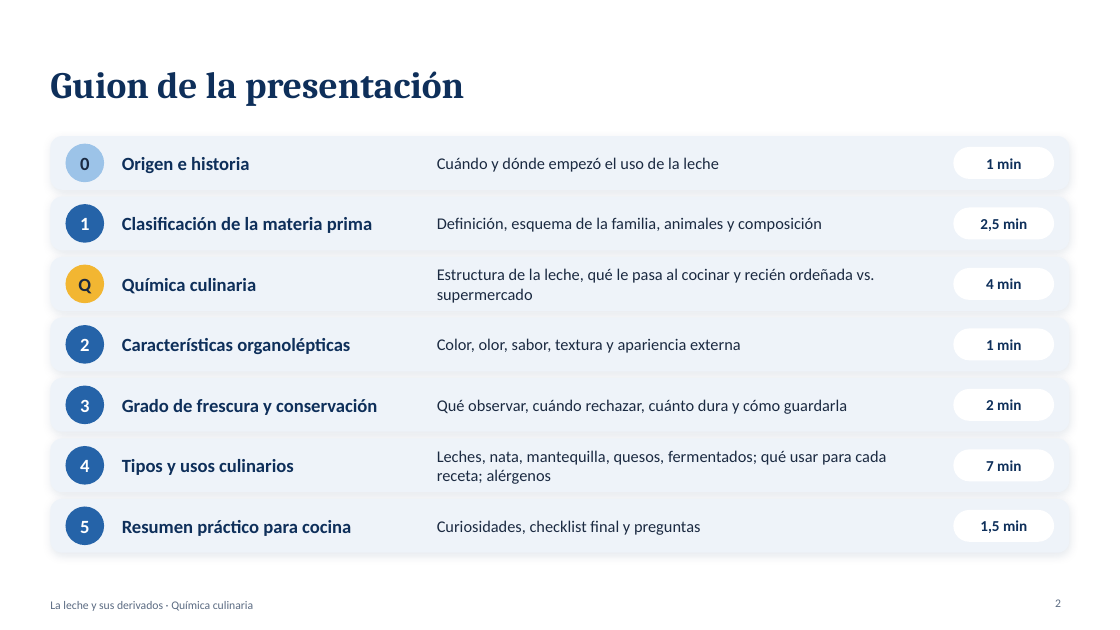
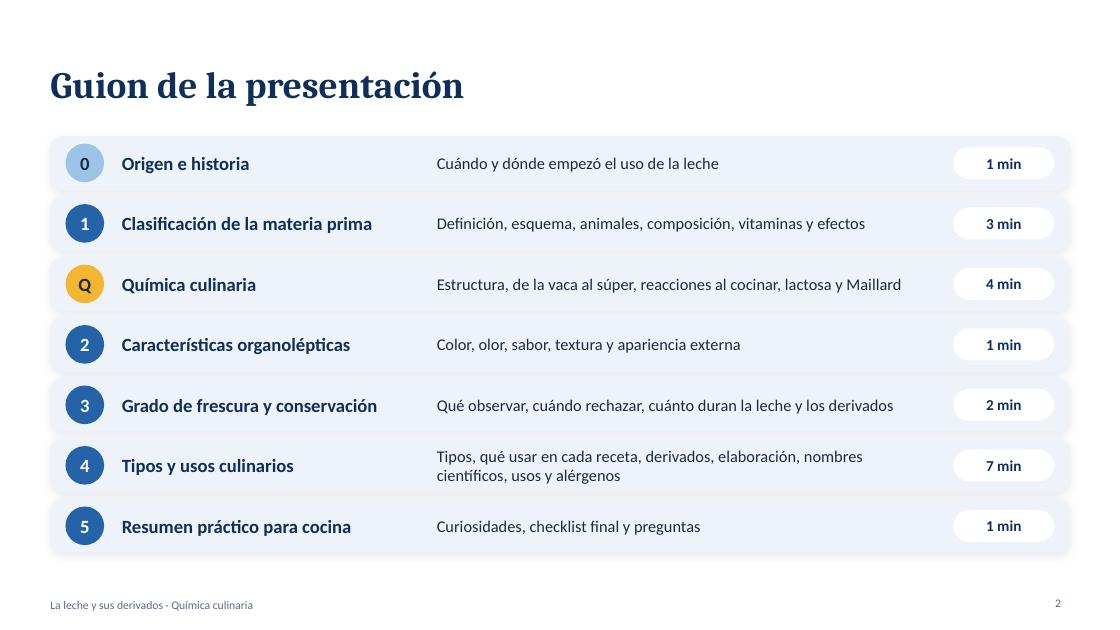
Before and after one commit to WhosErnest/YourFlyouts, a slide deck: slide 2 of presentacion-leche/La_leche_y_sus_derivados.pptx. Drawn at 1120x630 pixels with LibreOffice and Linux fonts; fonts in the diff are those of the drawing. Boxes give left, top, right and bottom in pixels: in the first picture for what was removed or moved away, otherwise in the second. Text is boxed around its words. In the diff, an @@ line names an element or a change of style, - is before the commit and + after.

```diff
--- a/presentacion-leche/La_leche_y_sus_derivados.pptx
+++ b/presentacion-leche/La_leche_y_sus_derivados.pptx
@@ text at [437, 217, 865, 232]: text changed @@
-Definición, esquema de la familia, animales y composición
+Definición, esquema, animales, composición, vitaminas y efectos
@@ text at [986, 218, 1021, 229]: text changed @@
-2,5 min
+3 min
@@ text at [437, 278, 901, 293]: text changed @@
-Estructura de la leche, qué le pasa al cocinar y recién ordeñada vs. supermercado
+Estructura, de la vaca al súper, reacciones al cocinar, lactosa y Maillard
@@ text at [437, 399, 894, 414]: text changed @@
-Qué observar, cuándo rechazar, cuánto dura y cómo guardarla
+Qué observar, cuándo rechazar, cuánto duran la leche y los derivados
@@ text at [437, 450, 863, 484]: text changed @@
-Leches, nata, mantequilla, quesos, fermentados; qué usar para cada receta; alérgenos
+Tipos, qué usar en cada receta, derivados, elaboración, nombres científicos, usos y alérgenos
@@ text at [986, 520, 1021, 531]: text changed @@
-1,5 min
+1 min
```
Also in this commit, not shown: 9 other slides changed, 6 slides added, 1 other file.
